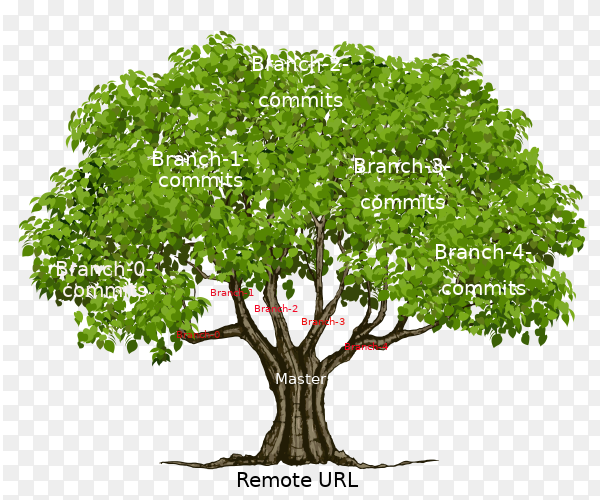
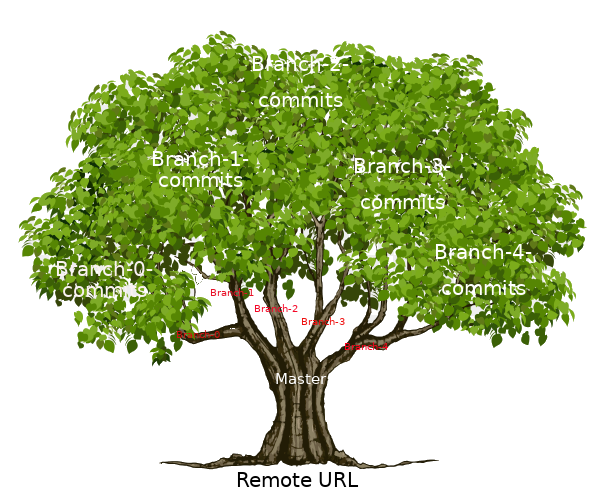
Comparing the layer stacks of the two (600, 500) images. Changes:
painted on "Pasted Layer" over [3, 0, 600, 500]
